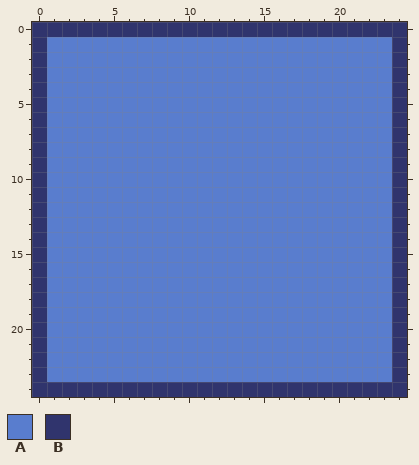
A pixel-art file gets an edit: Graphics/tile_water.ase. Above, as it was before the edit.
25x25 pixels, 1 frame.
Palette (. is transparent): A #597dce  B #30346d
Pixels before, first column x 0:
 0 BBBBBBBBBBBBBBBBBBBBBBBBB
 1 BAAAAAAAAAAAAAAAAAAAAAAAB
 2 BAAAAAAAAAAAAAAAAAAAAAAAB
 3 BAAAAAAAAAAAAAAAAAAAAAAAB
 4 BAAAAAAAAAAAAAAAAAAAAAAAB
 5 BAAAAAAAAAAAAAAAAAAAAAAAB
 6 BAAAAAAAAAAAAAAAAAAAAAAAB
 7 BAAAAAAAAAAAAAAAAAAAAAAAB
 8 BAAAAAAAAAAAAAAAAAAAAAAAB
 9 BAAAAAAAAAAAAAAAAAAAAAAAB
10 BAAAAAAAAAAAAAAAAAAAAAAAB
11 BAAAAAAAAAAAAAAAAAAAAAAAB
12 BAAAAAAAAAAAAAAAAAAAAAAAB
13 BAAAAAAAAAAAAAAAAAAAAAAAB
14 BAAAAAAAAAAAAAAAAAAAAAAAB
15 BAAAAAAAAAAAAAAAAAAAAAAAB
16 BAAAAAAAAAAAAAAAAAAAAAAAB
17 BAAAAAAAAAAAAAAAAAAAAAAAB
18 BAAAAAAAAAAAAAAAAAAAAAAAB
19 BAAAAAAAAAAAAAAAAAAAAAAAB
20 BAAAAAAAAAAAAAAAAAAAAAAAB
21 BAAAAAAAAAAAAAAAAAAAAAAAB
22 BAAAAAAAAAAAAAAAAAAAAAAAB
23 BAAAAAAAAAAAAAAAAAAAAAAAB
24 BBBBBBBBBBBBBBBBBBBBBBBBB
After the commit:
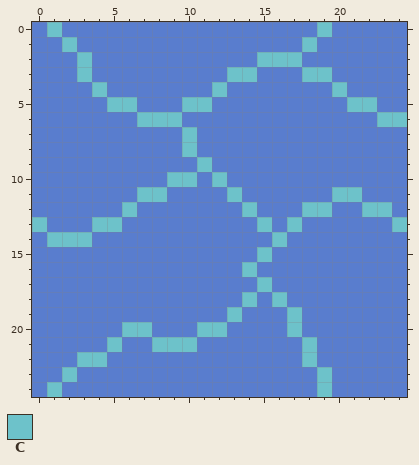
Colours new in this view: C #6dc2ca
Edits made:
Changed rows in their new state; - is an unchanged pixel.
first column x 0:
 0 ACAAAAAAAAAAAAAAAAACAAAAA
 1 A-C---------------C-----A
 2 A--C-----------CCC------A
 3 A--C---------CC---CC----A
 4 A---C-------C-------C---A
 5 A----CC---CC---------CC-A
 6 A------CCC-------------CC
 7 A---------C-------------A
 8 A---------C-------------A
 9 A----------C------------A
10 A--------CC-C-----------A
11 A------CC----C------CC--A
12 A-----C-------C---CC--CCA
13 C---CC---------C-C------C
14 ACCC------------C-------A
15 A--------------C--------A
16 A-------------C---------A
17 A--------------C--------A
18 A-------------C-C-------A
19 A------------C---C------A
20 A-----CC---CC----C------A
21 A----C--CCC-------C-----A
22 A--CC-------------C-----A
23 A-C----------------C----A
24 ACAAAAAAAAAAAAAAAAACAAAAA
Pixel boxes of the changes (left, top, right, bottom) in both pictures:
changed: (32, 22, 407, 397)
